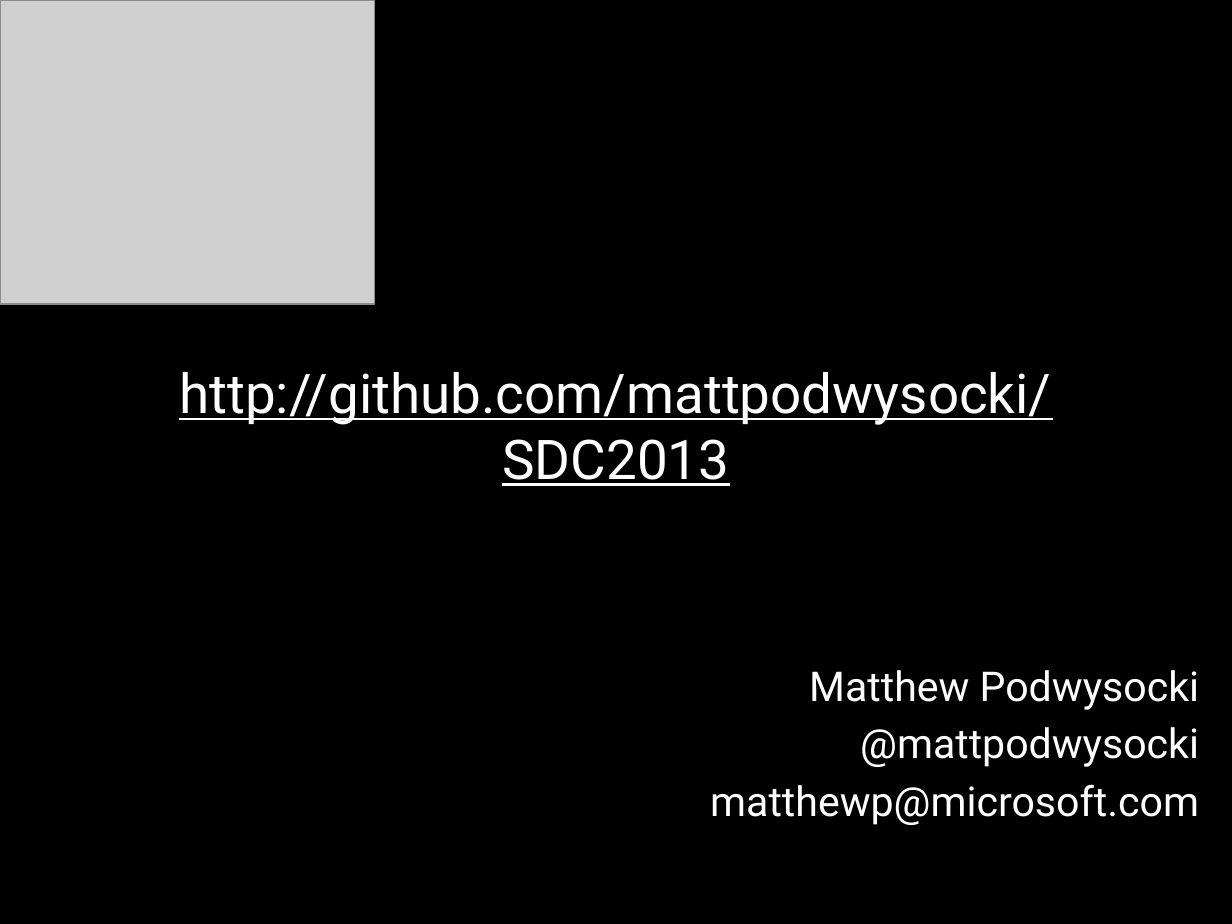
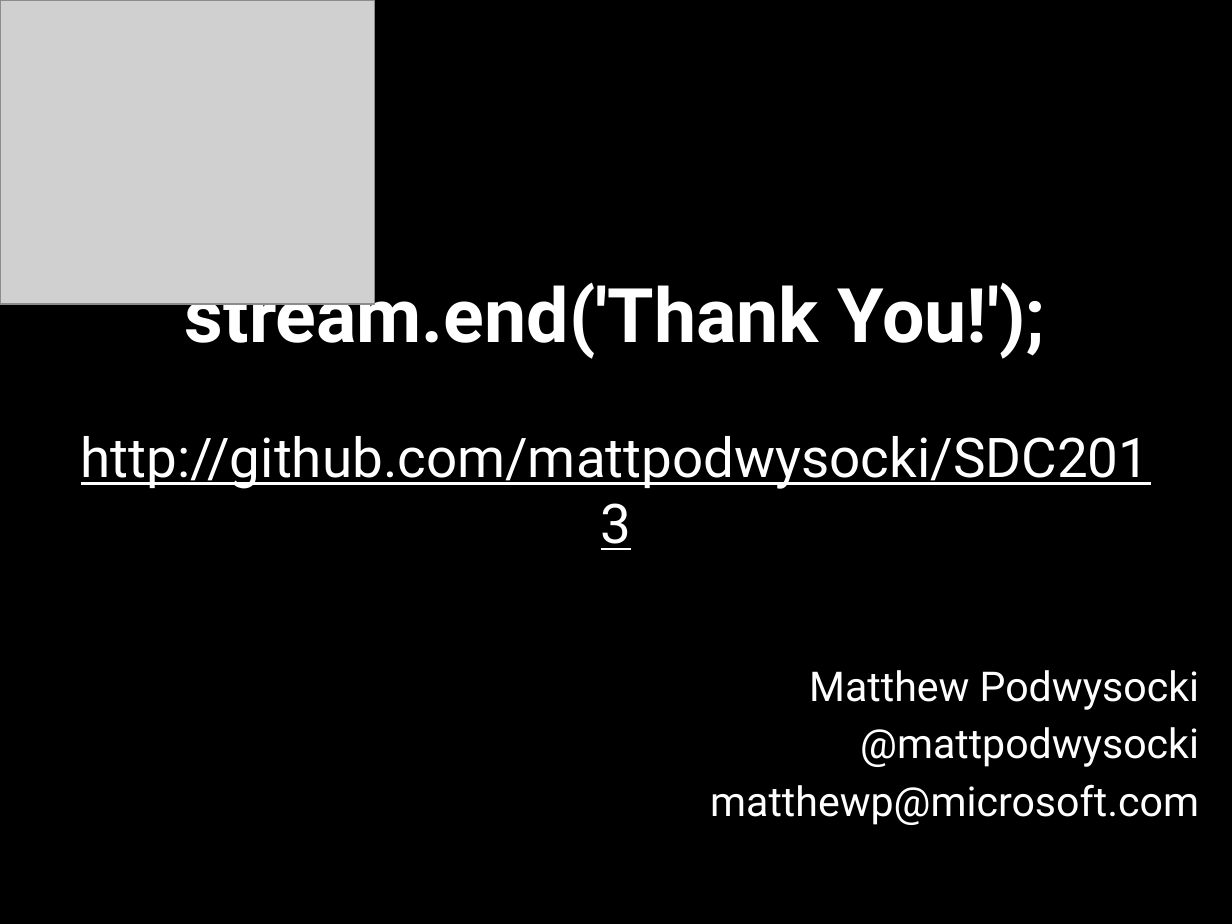
Before and after one commit to mattpodwysocki/SDC2013, a slide deck: slide 41 of SDC2013.pptx (slide 34 before the commit). Drawn at 1232x924 pixels with LibreOffice and Linux fonts; fonts in the diff are those of the drawing; grey boxes stand for pictures. Boxes give left, top, right and bottom in pixels: in the first picture for what was removed or moved away, otherwise in the second. Text is boxed around its words. In the diff, an @@ line names an element or a change of style, - is before the commit and + after.

```diff
--- a/SDC2013.pptx
+++ b/SDC2013.pptx
@@ title at (81, 272, 1150, 489): text changed @@
-http://github.com/mattpodwysocki/SDC2013
+stream.end('Thank You!');
+http://github.com/mattpodwysocki/SDC2013
```
Also in this commit, not shown: 8 slides added, 1 slide removed.
